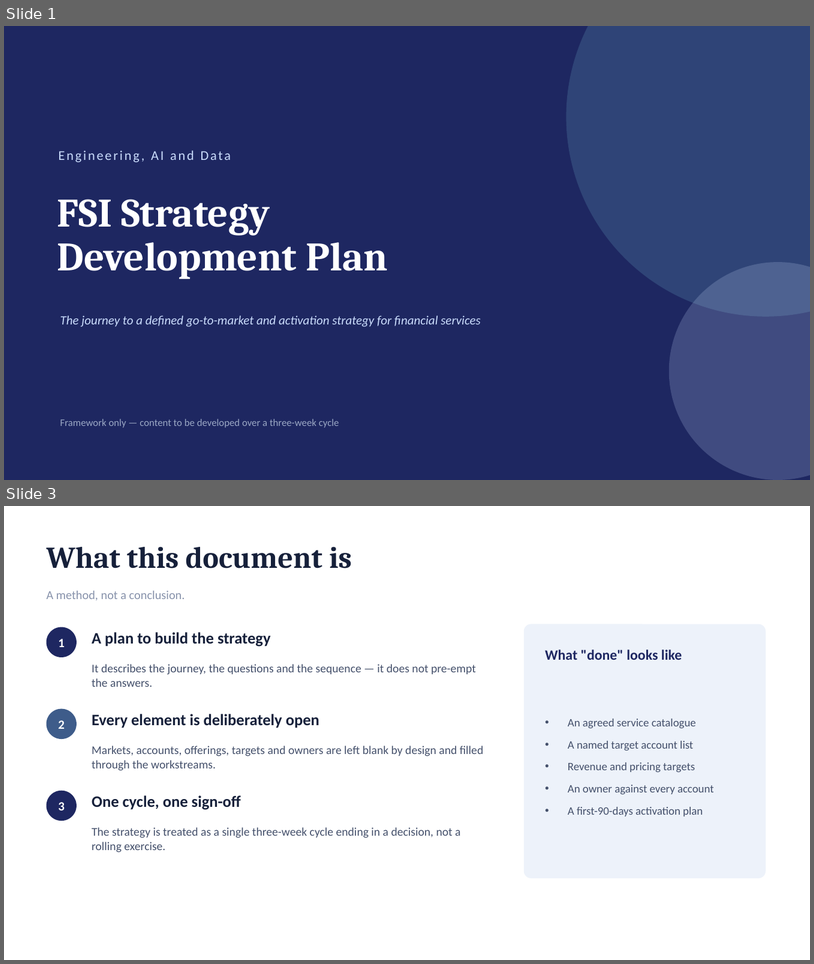
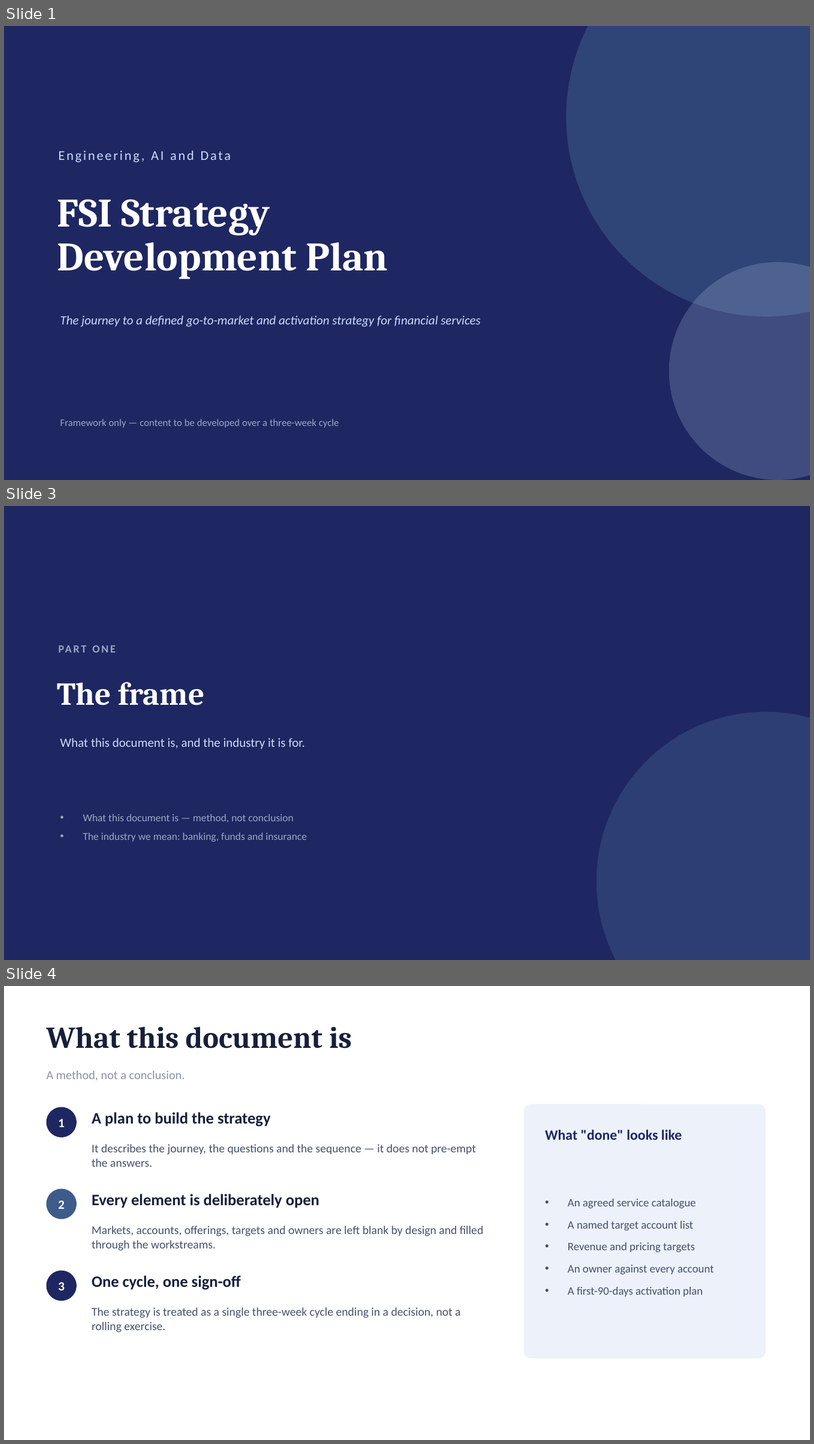
Before and after one commit to dhajjar-cyber/bae, a slide deck: FSI strategy/EAIND-FSI-Strategy-Development-Plan.pptx. Shown one above the other, each under a label of ours: slides 1 and 3 before the commit, slides 1, 3 and 4 after it; the slides between them are not shown. The pictures are 814x964 and 814x1444 pixels, drawn with LibreOffice and Linux fonts; fonts in the diff are those of the drawing. Boxes give left, top, right and bottom in pixels: in the first picture for what was removed or moved away, otherwise in the second. Text is boxed around its words. In the diff, an @@ line names an element or a change of style, - is before the commit and + after.

```diff
--- a/FSI strategy/EAIND-FSI-Strategy-Development-Plan.pptx
+++ b/FSI strategy/EAIND-FSI-Strategy-Development-Plan.pptx
@@ slide 3 added at (4, 506, 810, 960), background #1E2761 @@
@@ text added at (59, 636, 361, 660), 13 pt, text #9AA7C4, bold @@
+PART ONE
@@ text added at (57, 682, 205, 705), 38 pt, text #FFFFFF, bold @@
+The frame
@@ ellipse added at (597, 712, 810, 960), fill #3E5C8A at 45% opacity @@
@@ text added at (60, 738, 305, 749), 15 pt, text #CADCFC @@
+What this document is, and the industry it is for.
@@ text added at (83, 814, 307, 841), 12.5 pt, text #9AA7C4 @@
+• What this document is — method, not conclusion
+• The industry we mean: banking, funds and insurance
@@ what was slide 3 is now slide 4 @@
```
Also in this commit, not shown: 4 slides changed, 6 other slides added, 1 slide removed, 2 other files.
